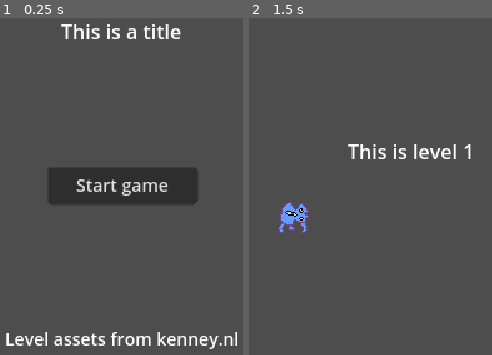
Above: before the commit, frames 1-2 (left to right).
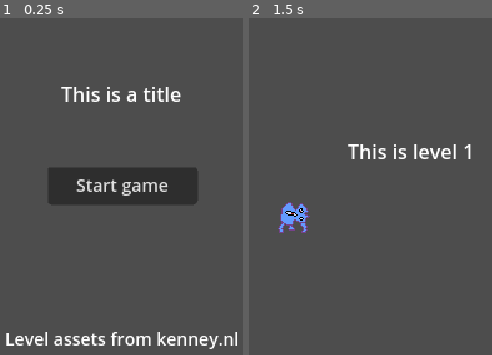
Above: after the commit, the same moments.

Repository: yndajas/ludum-dare-54
Game: Godot game, scene res://main_menu.tscn
Two runs of this game, one before a commit and one after it. Both use one fixed random seed, a clock stepped at 60 frames per second and the inputs below.
Inputs:
- Up to frame 1 (0.25 s): no input
- Up to frame 2 (1.5 s): click "Start game" at 0.5 s; tap Enter at 1.25 s

The runs differ from the first frame. In frame 1, 1.9% of the frame differs, in the area x 25-75%, y 1-25%; in frame 2, nothing differs.

Commit message:
Shift title down

Diff:
--- a/main_menu.tscn
+++ b/main_menu.tscn
@@ -6,9 +6,9 @@
 script = ExtResource("1_roek3")
 
 [node name="Title" type="RichTextLabel" parent="."]
-offset_top = 30.0
+offset_top = 80.0
 offset_right = 640.0
-offset_bottom = 53.0
+offset_bottom = 103.0
 bbcode_enabled = true
 text = "[center]This is a title"
 
